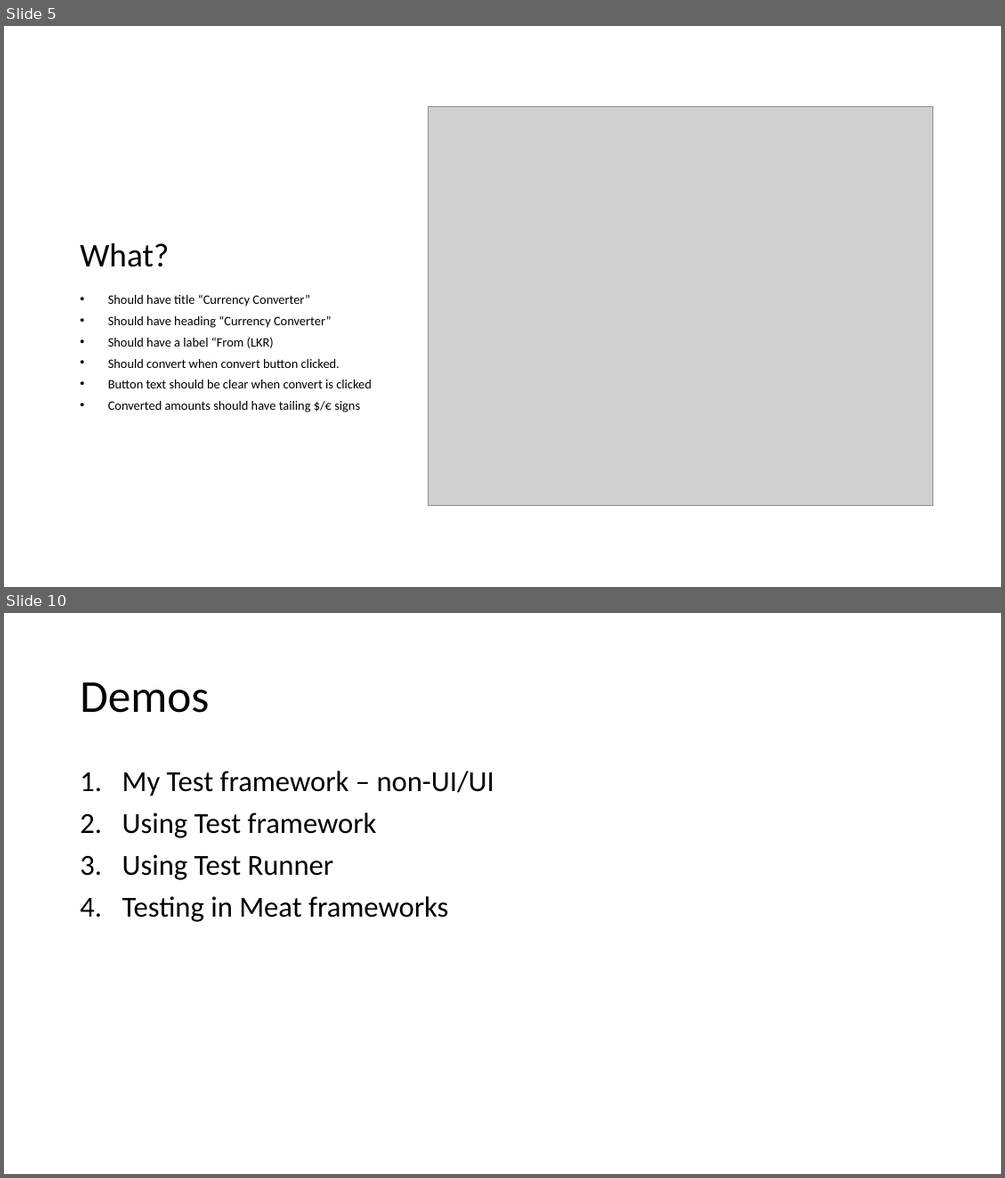
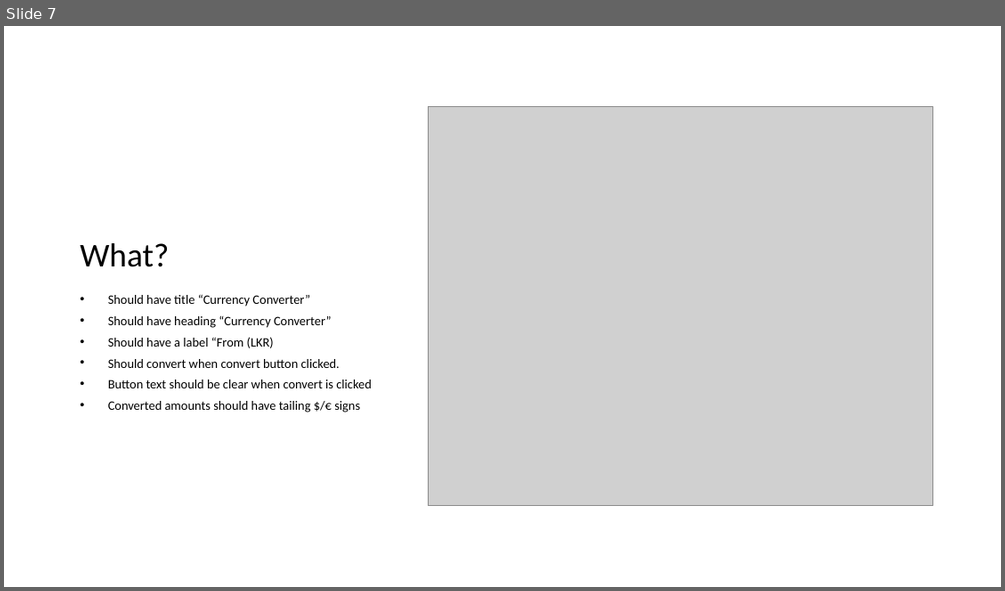
Before and after one commit to melkorCBA/testing-in-frontend, a slide deck: Reliable Frontends.pptx. Shown one above the other, each under a label of ours: slides 5 and 10 before the commit, slide 7 after it; the slides between them are not shown. The pictures are 1005x1178 and 1005x591 pixels, drawn with LibreOffice and Linux fonts; fonts in the diff are those of the drawing; grey boxes stand for pictures. Boxes give left, top, right and bottom in pixels: in the first picture for what was removed or moved away, otherwise in the second. Text is boxed around its words. In the diff, an @@ line names an element or a change of style, - is before the commit and + after.

```diff
--- a/Reliable Frontends.pptx
+++ b/Reliable Frontends.pptx
@@ slide 10 removed at (4, 613, 1001, 1174), background #FFFFFF @@
@@ title removed at (80, 682, 209, 713) @@
-Demos
@@ text removed at (122, 771, 494, 922) @@
-1. My Test framework – non-UI/UI
-2. Using Test framework
-3. Using Test Runner
-4. Testing in Meat frameworks
@@ what was slide 5 is now slide 7 @@
```
Also in this commit, not shown: 5 slides changed, 3 slides added, 3 other slides removed, 3 other files.
